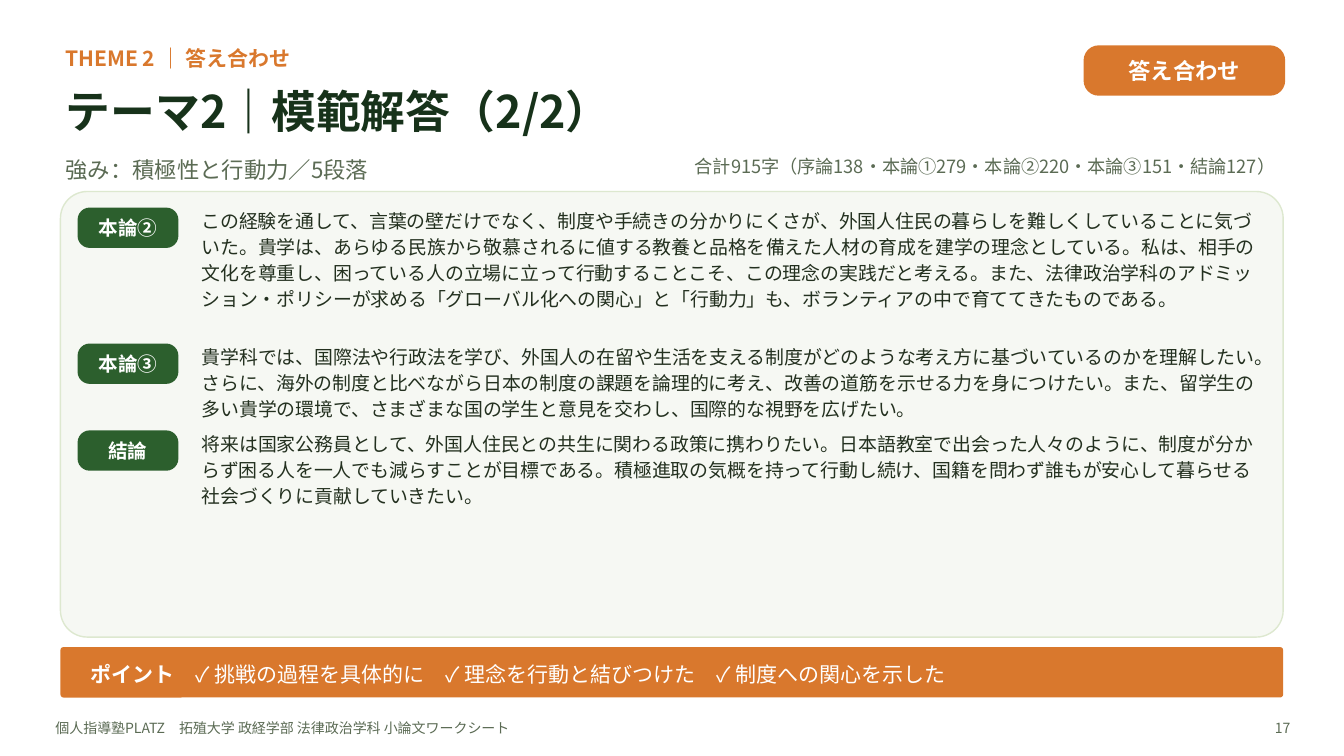
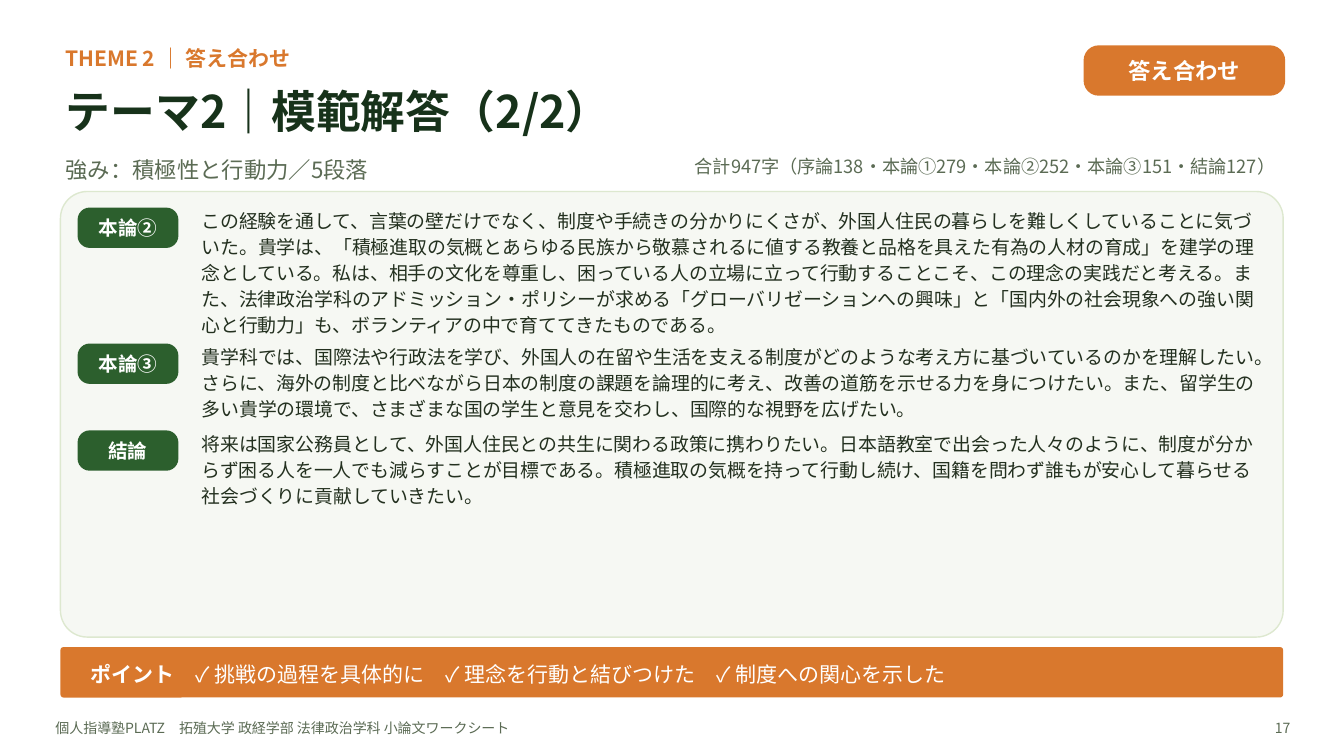
Before and after one commit to platzgod/PLATZAI-, a slide deck: slide 17 of 小論文添削（ショー）/ワークシート/拓殖大学_政経学部法律政治学科/拓殖大学_政経学部法律政治学科_小論文ワークシート.pptx. Drawn at 1344x756 pixels with LibreOffice and Linux fonts; fonts in the diff are those of the drawing. Boxes give left, top, right and bottom in pixels: in the first picture for what was removed or moved away, otherwise in the second. Text is boxed around its words. In the diff, an @@ line names an element or a change of style, - is before the commit and + after.

```diff
--- a/小論文添削（ショー）/ワークシート/拓殖大学_政経学部法律政治学科/拓殖大学_政経学部法律政治学科_小論文ワークシート.pptx
+++ b/小論文添削（ショー）/ワークシート/拓殖大学_政経学部法律政治学科/拓殖大学_政経学部法律政治学科_小論文ワークシート.pptx
@@ text at (695,157,1275,175): text changed @@
-合計915字（序論138・本論①279・本論②220・本論③151・結論127）
+合計947字（序論138・本論①279・本論②252・本論③151・結論127）
@@ text at (202,212,1255,334): text changed @@
-この経験を通して、言葉の壁だけでなく、制度や手続きの分かりにくさが、外国人住民の暮らしを難しくしていることに気づいた。貴学は、あらゆる民族から敬慕されるに値する教養と品格を備えた人材の育成を建学の理念としている。私は、相手の文化を尊重し、困っている人の立場に立って行動することこそ、この理念の実践だと考える。また、法律政治学科のアドミッション・ポリシーが求める「グローバル化への関心」と「行動力」も、ボランティアの中で育ててきたものである。
+この経験を通して、言葉の壁だけでなく、制度や手続きの分かりにくさが、外国人住民の暮らしを難しくしていることに気づいた。貴学は、「積極進取の気概とあらゆる民族から敬慕されるに値する教養と品格を具えた有為の人材の育成」を建学の理念としている。私は、相手の文化を尊重し、困っている人の立場に立って行動することこそ、この理念の実践だと考える。また、法律政治学科のアドミッション・ポリシーが求める「グローバリゼーションへの興味」と「国内外の社会現象への強い関心と行動力」も、ボランティアの中で育ててきたものである。
```
Also in this commit, not shown: 11 other slides changed, 6 other files.
